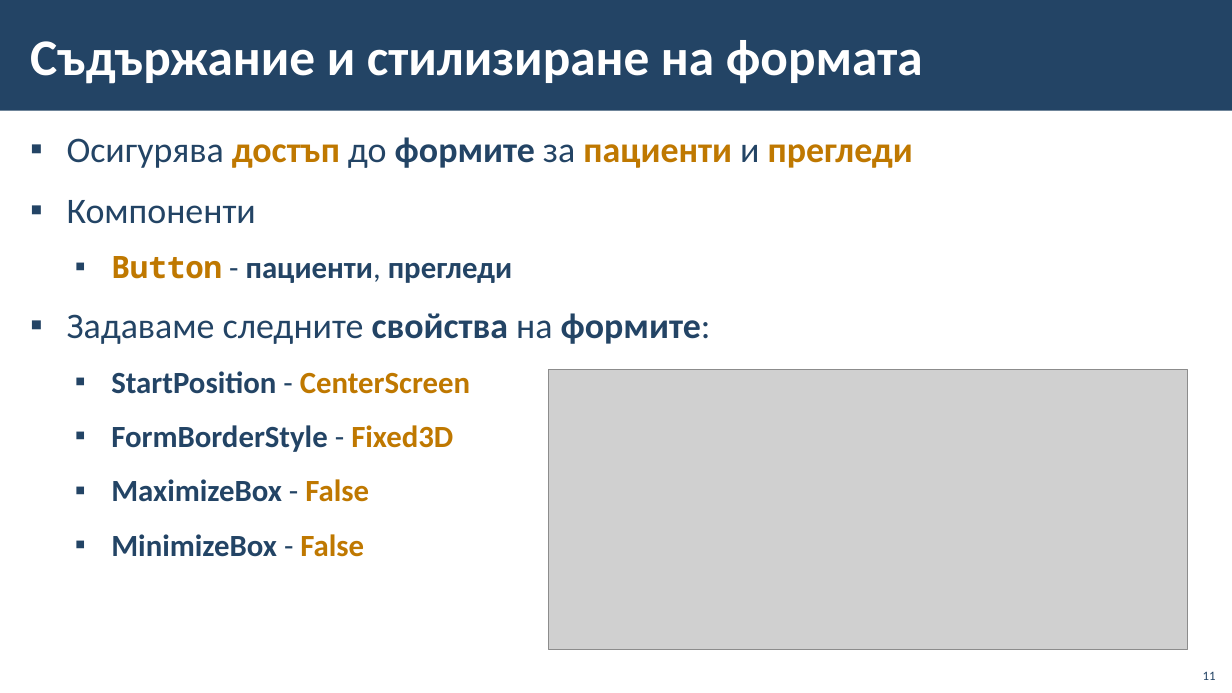
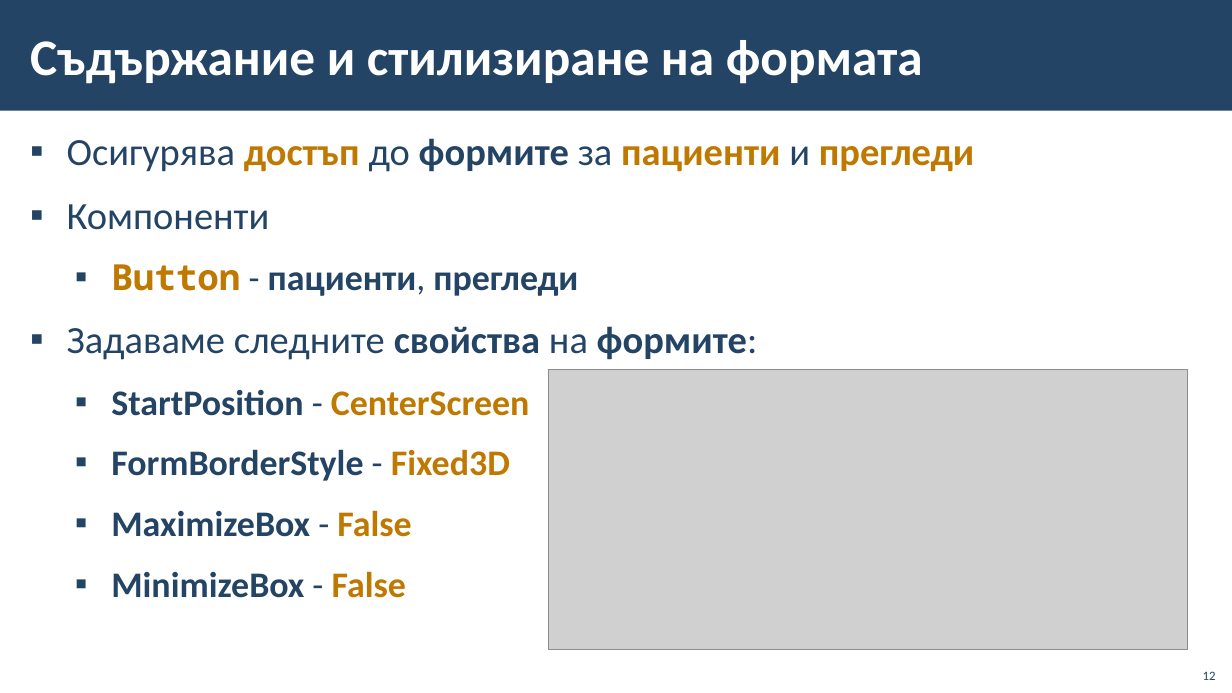
Before and after one commit to BG-IT-Edu/School-Programming, a slide deck: slide 12 of Courses/Software-Sciences/Module-4-Information-Systems-New/12-Implementation-of-Information-System/12-Implementation-of-Information-System-Second-Part.pptx (slide 11 before the commit). Drawn at 1232x693 pixels with LibreOffice and Linux fonts; fonts in the diff are those of the drawing; grey boxes stand for pictures; background and template pictures are left out. Boxes give left, top, right and bottom in pixels: in the first picture for what was removed or moved away, otherwise in the second. Text is boxed around its words. In the diff, an @@ line names an element or a change of style, - is before the commit and + after.

```diff
--- a/Courses/Software-Sciences/Module-4-Information-Systems-New/12-Implementation-of-Information-System/12-Implementation-of-Information-System-Second-Part.pptx
+++ b/Courses/Software-Sciences/Module-4-Information-Systems-New/12-Implementation-of-Information-System/12-Implementation-of-Information-System-Second-Part.pptx
@@ text "Осигурява достъп до формите за ..." at <box>67,138,974,598</box>: size 28 to 30 pt in "Осигурява достъп до формите за пациенти и ...", "Компоненти", "Задаваме следните свойства на формите:"; size 24 to 28 pt in "Button - пациенти, прегледи", "StartPosition - CenterScreen", "FormBorderStyle - Fixed3D", "MaximizeBox - False" and 1 more places @@
@@ page number at <box>1203,671,1216,680</box>: text changed @@
-11
+12
```
Also in this commit, not shown: 6 other slides changed, 1 slide added.
